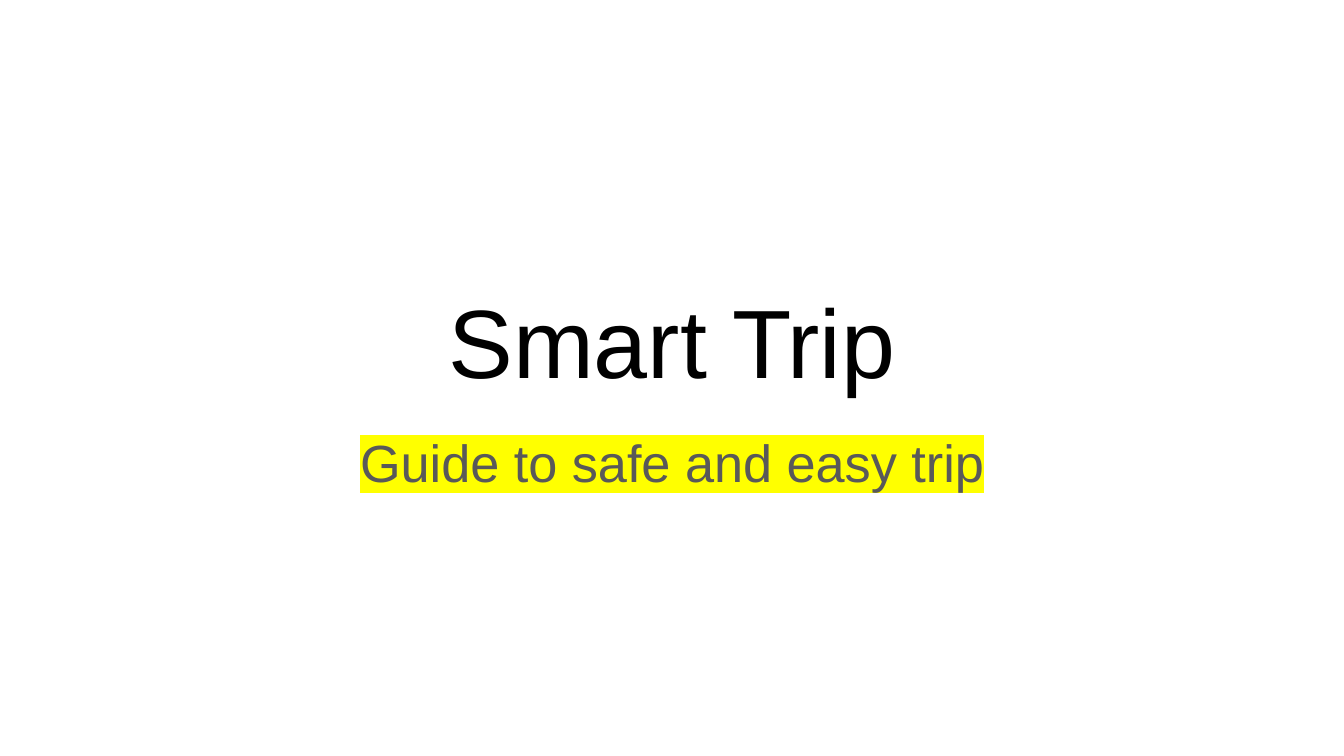
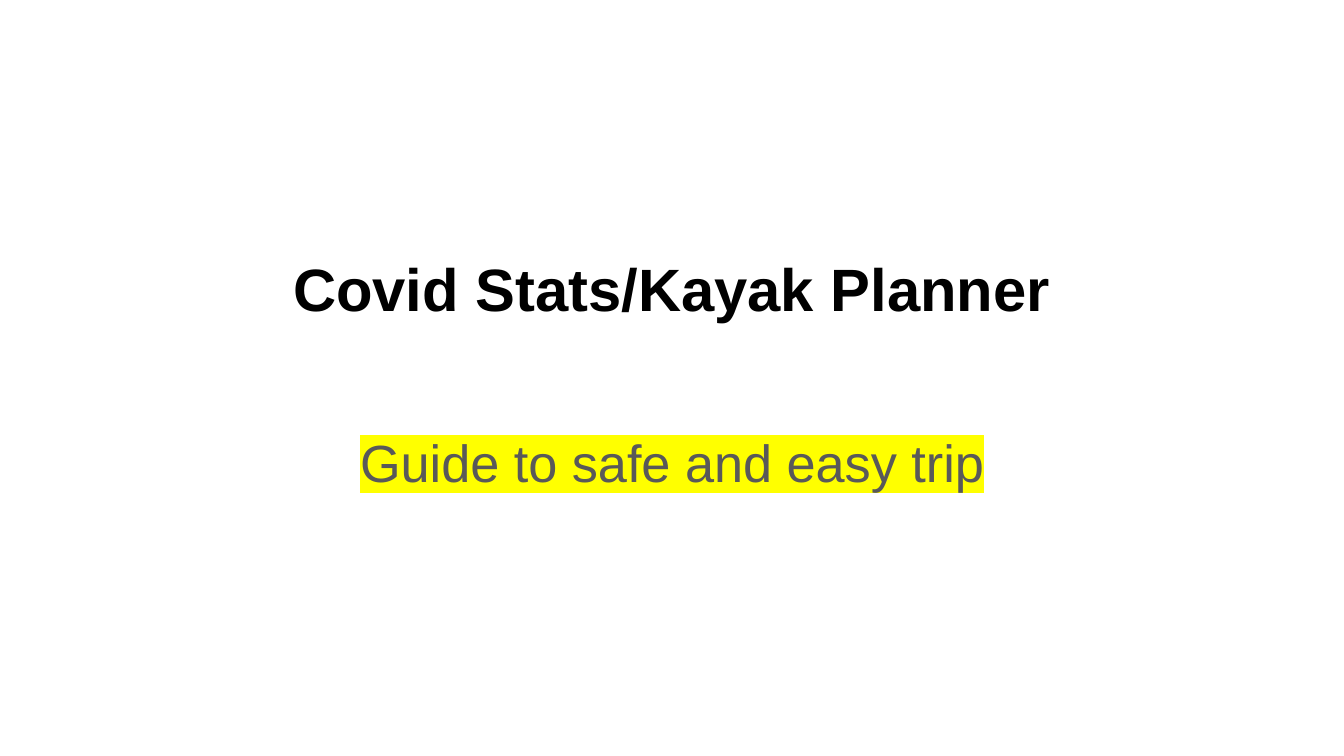
Before and after one commit to slspencer/Katuunko, a slide deck: slide 1 of project-presentation-template-original.pptx. Drawn at 1344x756 pixels with LibreOffice and Linux fonts; fonts in the diff are those of the drawing. Boxes give left, top, right and bottom in pixels: in the first picture for what was removed or moved away, otherwise in the second. Text is boxed around its words. In the diff, an @@ line names an element or a change of style, - is before the commit and + after.

```diff
--- a/project-presentation-template-original.pptx
+++ b/project-presentation-template-original.pptx
@@ title at (x1=293, y1=267, x2=1050, y2=323): text changed; size 52 to 32 pt; bold on @@
-Smart Trip
+Covid Stats/Kayak Planner
```
Also in this commit, not shown: 5 other slides changed, 2 other files.
